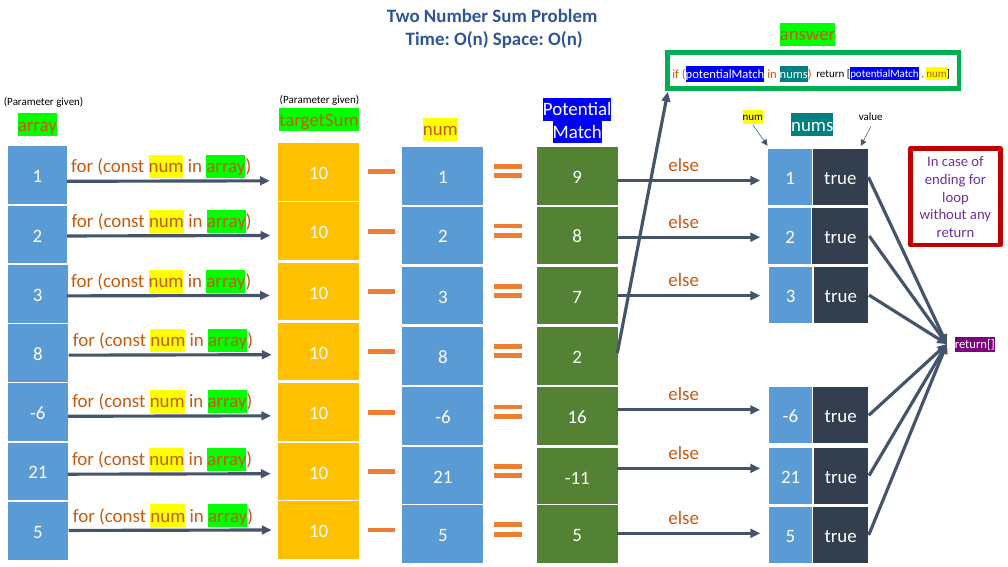
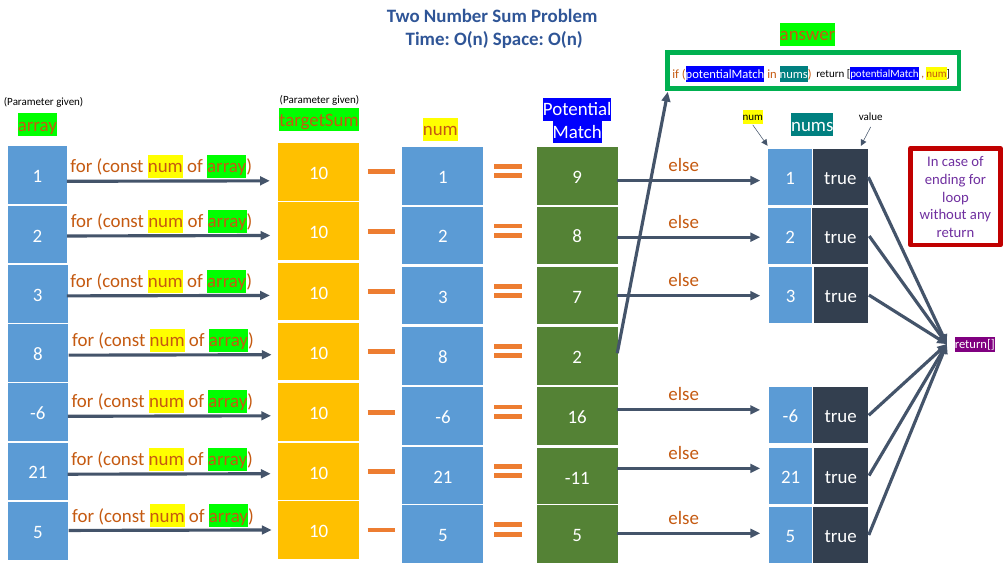
Before and after one commit to damla/interview, a slide deck: slide 1 of visualizations-of-algorithms-in-a-shell.pptx. Drawn at 1008x567 pixels with LibreOffice and Linux fonts; fonts in the diff are those of the drawing. Boxes give left, top, right and bottom in pixels: in the first picture for what was removed or moved away, otherwise in the second. Text is boxed around its words. In the diff, an @@ line names an element or a change of style, - is before the commit and + after.

```diff
--- a/visualizations-of-algorithms-in-a-shell.pptx
+++ b/visualizations-of-algorithms-in-a-shell.pptx
@@ text at (x1=70, y1=157, x2=252, y2=178): text changed @@
-for (const num in array)
+for (const num of array)
@@ text at (x1=71, y1=212, x2=253, y2=233): text changed @@
-for (const num in array)
+for (const num of array)
@@ text at (x1=70, y1=271, x2=252, y2=292): text changed @@
-for (const num in array)
+for (const num of array)
@@ text at (x1=72, y1=331, x2=254, y2=352): text changed @@
-for (const num in array)
+for (const num of array)
@@ text at (x1=72, y1=392, x2=253, y2=413): text changed @@
-for (const num in array)
+for (const num of array)
@@ text at (x1=71, y1=450, x2=253, y2=471): text changed @@
-for (const num in array)
+for (const num of array)
@@ text at (x1=72, y1=506, x2=254, y2=527): text changed @@
-for (const num in array)
+for (const num of array)
```
Also in this commit, not shown: 1 slide added, 2 other files.
